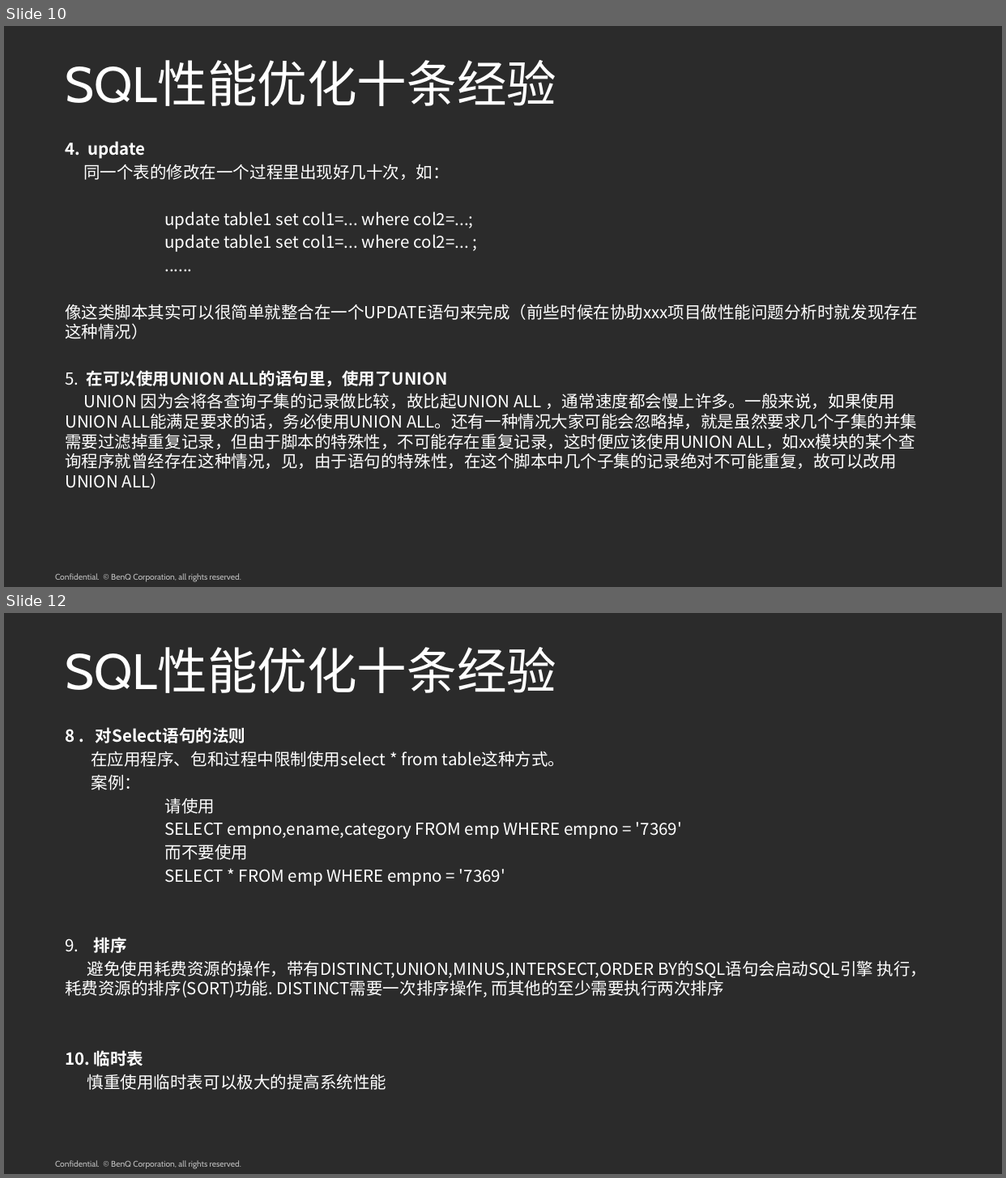
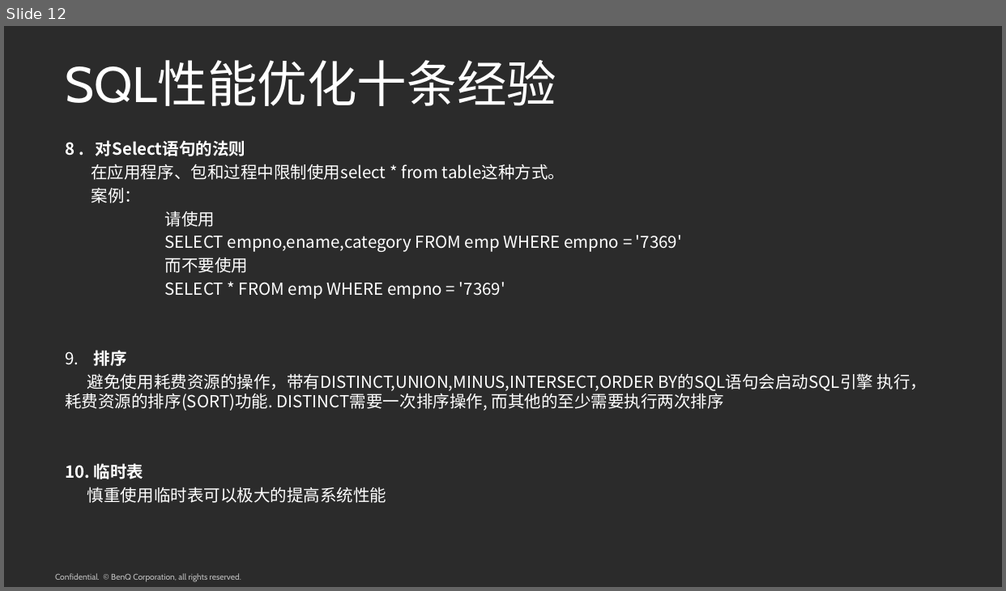
Before and after one commit to youngyeah/doubanCrawler, a slide deck: TehShare/网络爬虫.pptx. Shown one above the other, each under a label of ours: slides 10 and 12 before the commit, slide 12 after it; the slides between them are not shown. The pictures are 1006x1178 and 1006x591 pixels, drawn with LibreOffice and Linux fonts; fonts in the diff are those of the drawing; background and template pictures are left out; a plain dark background stands for a picture behind light text. Boxes give left, top, right and bottom in pixels: in the first picture for what was removed or moved away, otherwise in the second. Text is boxed around its words. In the diff, an @@ line names an element or a change of style, - is before the commit and + after.

```diff
--- a/TehShare/网络爬虫.pptx
+++ b/TehShare/网络爬虫.pptx
@@ slide 10 removed at [4, 26, 1002, 587], background picture (left out); not listed: 1 template element that a slide beside it also shows @@
@@ text removed at [65, 60, 556, 106] @@
-SQL性能优化十条经验
@@ text removed at [65, 141, 917, 489] @@
-4. update
-同一个表的修改在一个过程里出现好几十次，如：
-update table1 set col1=... where col2=...;
-update table1 set col1=... where col2=... ;
-......
-像这类脚本其实可以很简单就整合在一个UPDATE语句来完成（前些时候在协助xxx项目做性能问题分析时就发现存在这种情况）
-5. 在可以使用UNION ALL的语句里，使用了UNION
-UNION 因为会将各查询子集的记录做比较，故比起UNION ALL ，通常速度都会慢上许多。一般来说，如果使用 UNION ALL能满足要求的话，务必使用UNION ALL。还有一种情况大家可能会忽略掉，就是虽然要求几个子集的并集需要过滤掉重复记录，但由于脚本的特殊性，不可能存在重复记录，这时便应该使用UNION ALL，如xx模块的某个查询程序就曾经存在这种情况，见，由于语句的特殊性，在这个脚本中几个子集的记录绝对不可能重复，故可以改用UNION ALL）
```
Also in this commit, not shown: 6 slides changed, 5 slides added, 4 other slides removed.
